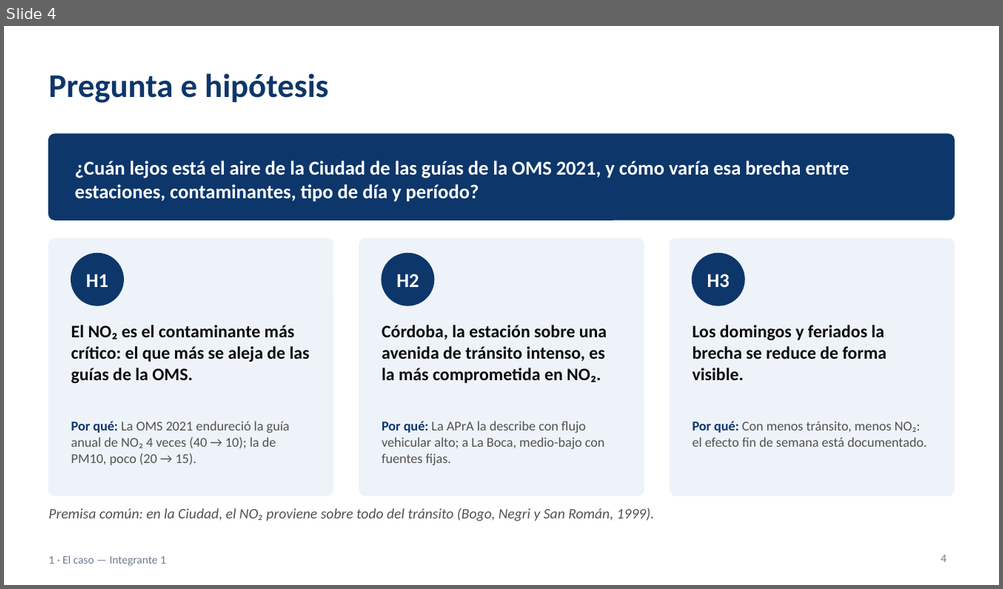
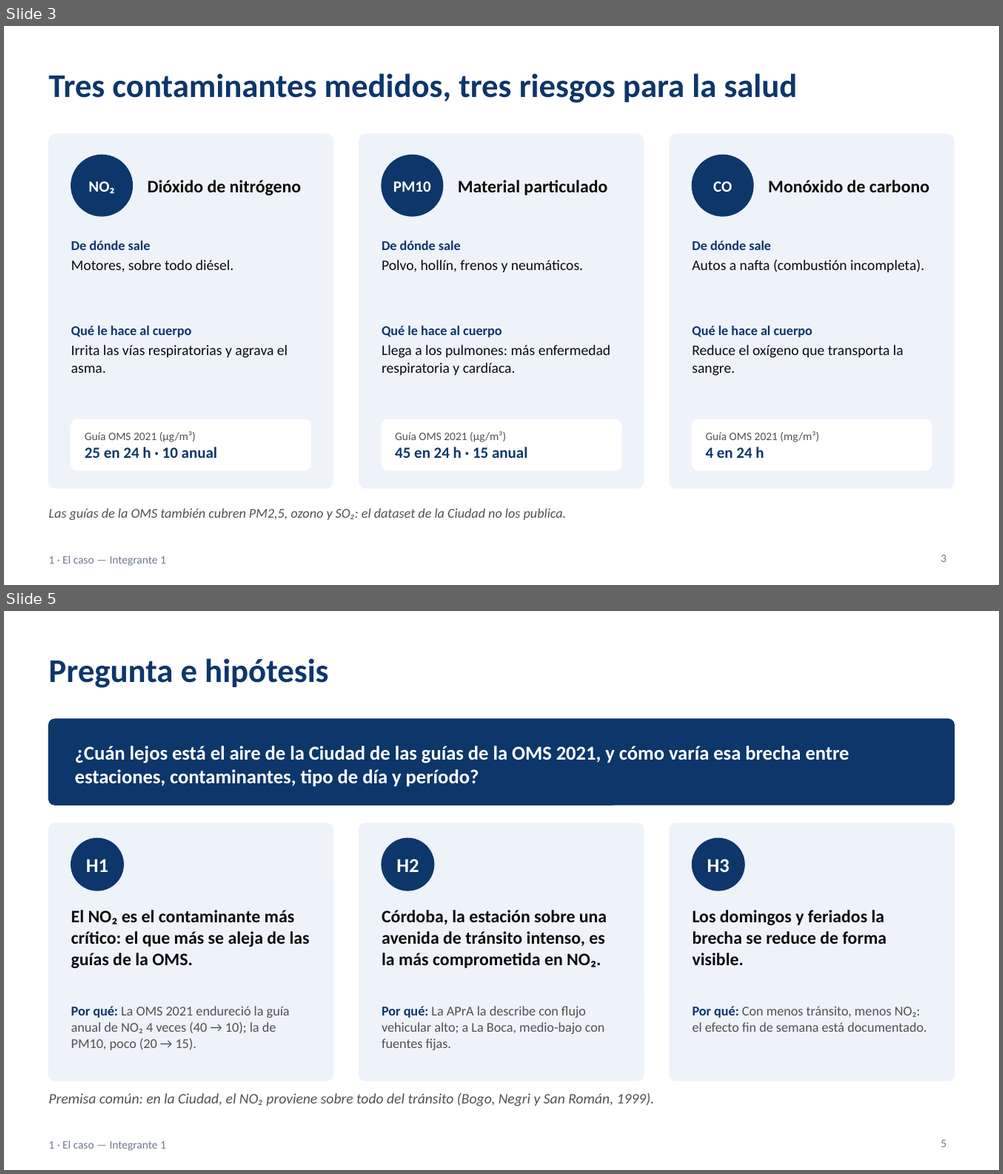
Before and after one commit to ezequielmaranda/nox-ciudad, a slide deck: presentacion/presentacion_tp_aire_oms.pptx. Shown one above the other, each under a label of ours: slide 4 before the commit, slides 3 and 5 after it; the slides between them are not shown. The pictures are 1003x589 and 1003x1174 pixels, drawn with LibreOffice and Linux fonts; fonts in the diff are those of the drawing. Boxes give left, top, right and bottom in pixels: in the first picture for what was removed or moved away, otherwise in the second. Text is boxed around its words. In the diff, an @@ line names an element or a change of style, - is before the commit and + after.

```diff
--- a/presentacion/presentacion_tp_aire_oms.pptx
+++ b/presentacion/presentacion_tp_aire_oms.pptx
@@ slide 3 added at <box>4,26,999,585</box>, background #FFFFFF @@
@@ title added at <box>48,73,797,103</box>, 32 pt, text #0D366B, bold @@
+Tres contaminantes medidos, tres riesgos para la salud
@@ rounded rectangle added at <box>48,134,333,488</box>, fill #EEF3FA, outline #EEF3FA 1 pt @@
@@ rounded rectangle added at <box>359,134,643,488</box>, fill #EEF3FA, outline #EEF3FA 1 pt @@
@@ rounded rectangle added at <box>669,134,954,488</box>, fill #EEF3FA, outline #EEF3FA 1 pt @@
@@ ellipse added at <box>71,155,132,216</box>, fill #0D366B, outline #0D366B 1 pt @@
@@ ellipse added at <box>381,155,443,216</box>, fill #0D366B, outline #0D366B 1 pt @@
@@ ellipse added at <box>692,155,753,216</box>, fill #0D366B, outline #0D366B 1 pt @@
@@ text added at <box>148,180,301,195</box>, 17 pt, text #0B0B0B, bold @@
+Dióxido de nitrógeno
@@ text added at <box>458,180,607,195</box>, 17 pt, text #0B0B0B, bold @@
+Material particulado
@@ text added at <box>768,180,929,192</box>, 17 pt, text #0B0B0B, bold @@
+Monóxido de carbono
@@ text added at <box>88,181,114,194</box>, 15 pt, text #FFFFFF, bold @@
+NO₂
@@ text added at <box>393,181,431,192</box>, 15 pt, text #FFFFFF, bold @@
+PM10
@@ text added at <box>713,181,731,192</box>, 15 pt, text #FFFFFF, bold @@
+CO
@@ text added at <box>71,241,233,272</box>, 14 pt, text #0B0B0B @@
+De dónde sale
+Motores, sobre todo diésel.
@@ text added at <box>381,241,583,272</box>, 14 pt, text #0B0B0B @@
+De dónde sale
+Polvo, hollín, frenos y neumáticos.
@@ text added at <box>691,241,924,272</box>, 14 pt, text #0B0B0B @@
+De dónde sale
+Autos a nafta (combustión incompleta).
@@ text added at <box>71,326,287,373</box>, 14 pt, text #0B0B0B @@
+Qué le hace al cuerpo
+Irrita las vías respiratorias y agrava el asma.
@@ text added at <box>381,326,611,375</box>, 14 pt, text #0B0B0B @@
+Qué le hace al cuerpo
+Llega a los pulmones: más enfermedad respiratoria y cardíaca.
@@ text added at <box>691,326,903,376</box>, 14 pt, text #0B0B0B @@
+Qué le hace al cuerpo
+Reduce el oxígeno que transporta la sangre.
@@ rounded rectangle added at <box>71,420,310,471</box>, fill #FFFFFF, outline #FFFFFF 1 pt @@
@@ rounded rectangle added at <box>381,420,621,471</box>, fill #FFFFFF, outline #FFFFFF 1 pt @@
@@ rounded rectangle added at <box>692,420,931,471</box>, fill #FFFFFF, outline #FFFFFF 1 pt @@
@@ text added at <box>85,432,217,458</box>, 11 pt, text #52514E @@
+Guía OMS 2021 (µg/m³)
+25 en 24 h · 10 anual
@@ text added at <box>395,432,527,458</box>, 11 pt, text #52514E @@
+Guía OMS 2021 (µg/m³)
+45 en 24 h · 15 anual
@@ text added at <box>706,432,819,458</box>, 11 pt, text #52514E @@
+Guía OMS 2021 (mg/m³)
+4 en 24 h
@@ text added at <box>48,508,566,520</box>, 13 pt, text #52514E, italic @@
+Las guías de la OMS también cubren PM2,5, ozono y SO₂: el dataset de la Ciudad no los publica.
@@ text added at <box>48,556,166,566</box>, 11 pt, text #6B7A90 @@
+1 · El caso — Integrante 1
@@ page number added at <box>940,555,946,562</box>, 11 pt, text #6B7A90 @@
+3
@@ what was slide 4 is now slide 5 @@
@@ page number at <box>940,1140,946,1147</box>: text changed @@
-4
+5
```
Also in this commit, not shown: 6 slides changed, 6 other files.
